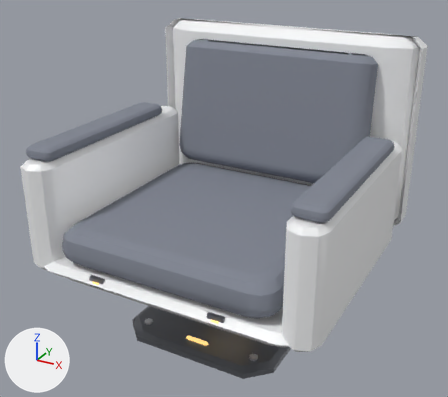
One commit to the glTF model godot/assets/models/armchair_swivel_pedestal.glb: the scene before it, then after it.
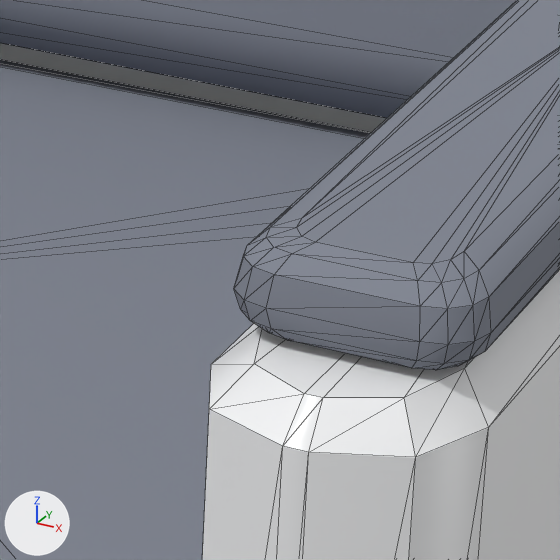
The first picture shows the older version from a 50 mm camera at (0.885, -1.638, 1.274) aimed at (-0.015, -0.002, 0.456). The close-ups show the older and then the newer version on the part from 57% to 76% of the width and 41% to 64% of the height of that picture. Only the edits that show in the close-ups are written down. The axes (+X, +Y, +Z) are drawn at lower left. The lights are the same throughout. The close-ups show mesh edges as thin lines. Vertices at exactly the same position are counted once.

Names of what the first close-up shows: 'Arm_Pads', 'Back_Cushion', 'Seat_Cushion', 'Shell'.
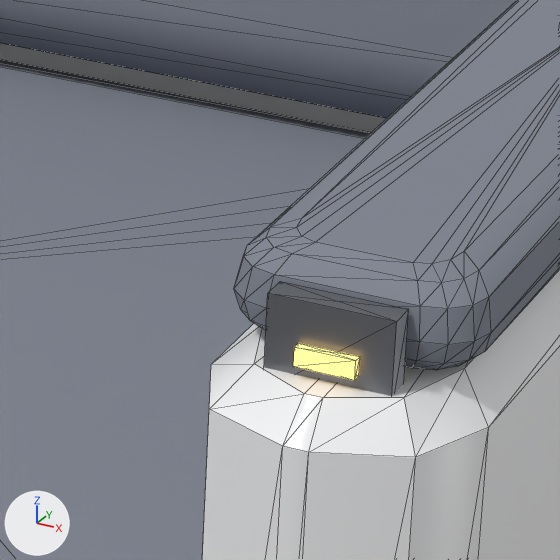
Pixel boxes (x1, y1, x2, y2) of what changed, in the close-ups (560 x 560 px):
'Cushion_Clips', reshaped (not visible before): after (264, 281, 409, 396)
'Clip_Lights', reshaped (not visible before): after (293, 343, 360, 381)

What changed in the scene script:
```text
Change me_cushion_clips:
    used by ob_cushion_clips; location = (0.0, 0.0, 0.0)
    remove me_cushion_clips.from_pydata(...)  # 20 vertices, 32 faces; spans x -0.225..0.225, y -0.442..-0.43, z 0.3..0.33
    add me_cushion_clips.from_pydata(...)  # 60 vertices, 96 faces; spans x -0.45..0.45, y -0.442..0.36, z 0.3..0.905
    me_cushion_clips part 1: the loose piece of 10 vertices spanning x 0.175..0.225, y -0.442..-0.43, z 0.3..0.33 is copied, and the copy is scaled about its middle by (1, 1, 1.33), then moved by (0.225, 0.03, 0.335); it spans x 0.4..0.45, y -0.412..-0.4, z 0.63..0.67
    other edits to the shape of me_cushion_clips do not show in these pictures
Change me_clip_lights:
    used by ob_clip_lights; location = (0.0, 0.0, 0.0)
    remove me_clip_lights.from_pydata(...)  # 20 vertices, 32 faces; spans x -0.212..0.212, y -0.446..-0.442, z 0.31..0.318
    add me_clip_lights.from_pydata(...)  # 60 vertices, 96 faces; spans x -0.437..0.437, y -0.446..0.34, z 0.31..0.893
    me_clip_lights part 2: the loose piece of 10 vertices spanning x 0.188..0.212, y -0.446..-0.442, z 0.31..0.318 is copied, and the copy is moved by (0.225, 0.03, 0.335); it spans x 0.413..0.437, y -0.416..-0.412, z 0.645..0.653
    other edits to the shape of me_clip_lights do not show in these pictures
```
